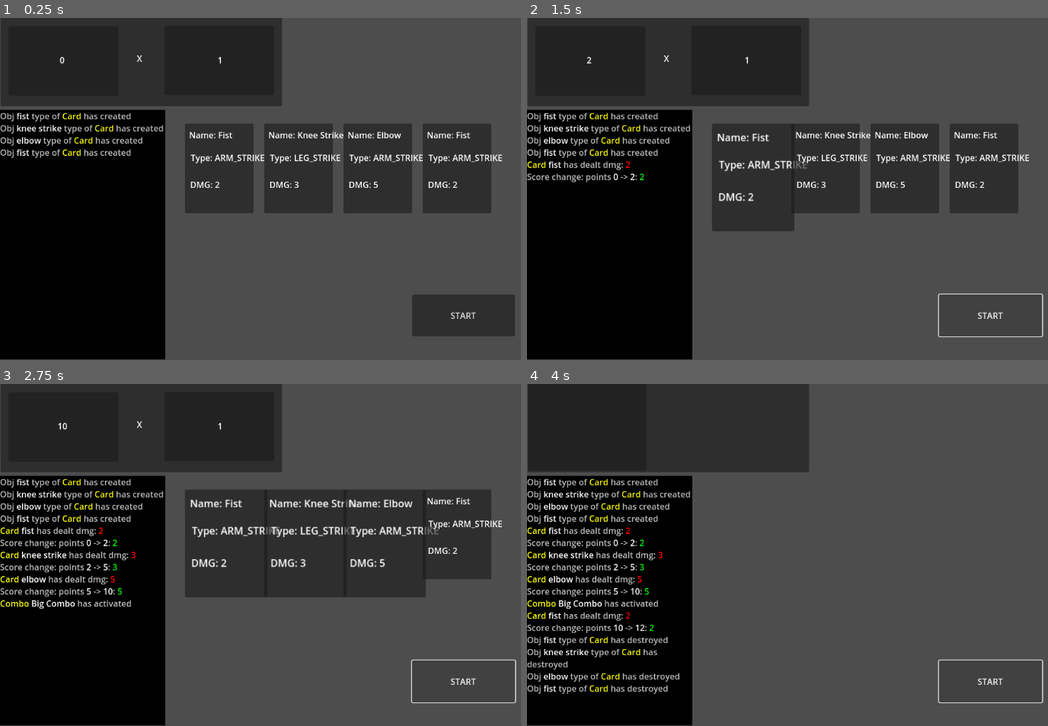
Above: before the commit, frames 1-4 (two rows, left to right).
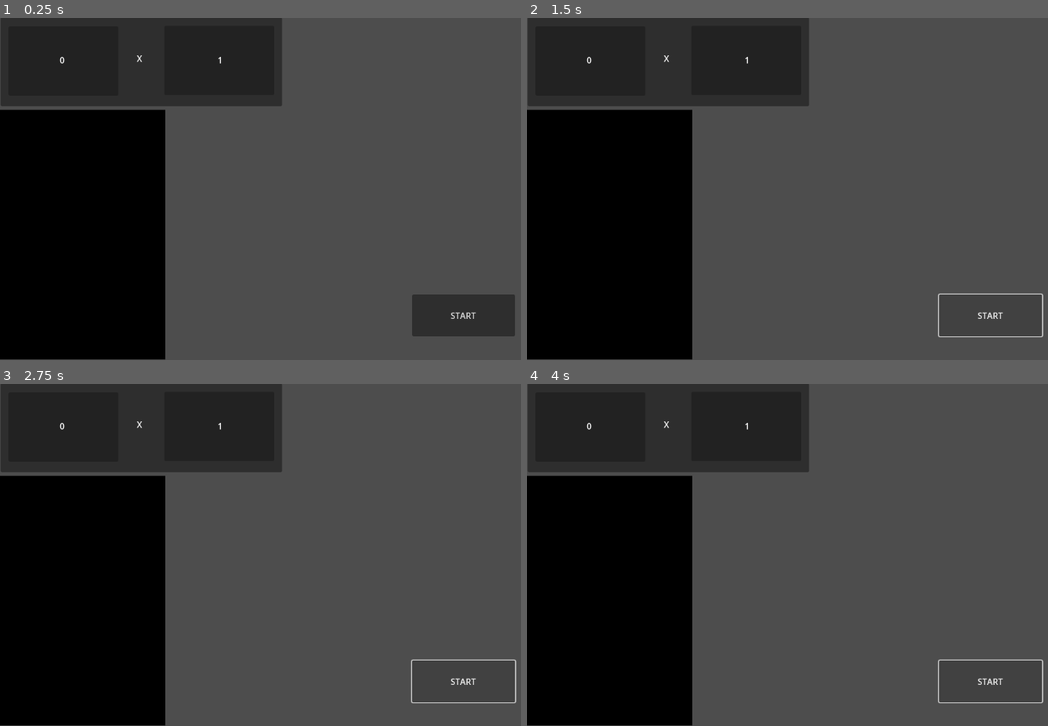
Above: after the commit, the same moments.

Repository: C0ldSt33l/Fighting-Card-Game
Game: Godot game, scene res://test_scene.tscn
Two runs of this game, one before a commit and one after it. Both use one fixed random seed, a clock stepped at 60 frames per second and the inputs below.
Inputs:
- Up to frame 1 (0.25 s): no input
- Up to frame 2 (1.5 s): click "START" at 0.5 s; click "START" at 1.25 s
- Up to frame 3 (2.75 s): click "START" at 2 s
- Up to frame 4 (4 s): tap Enter at 3.5 s

The runs differ from the first frame. In frame 1, 15% of the frame differs, in the area x 0-97%, y 27-58%; in frame 2, 16%; in frame 3, 20%, in the area x 0-97%, y 11-66%; in frame 4, 4.4%.
Error after the commit: Parse Error: Cannot find property "name" on base "Callable". (res://logger/logger.gd:94)

Commit message:
refactor `Logger`

Diff:
--- a/logger/logger.gd
+++ b/logger/logger.gd
@@ -3,7 +3,7 @@
 
 @export_category('Text Colors')
 @export var TEXT_DEFAULT_COLOR := Color.GRAY
-@export var TYPE_COLOR := Color.YELLOW
+@export var OBJ_TYPE_COLOR := Color.YELLOW
 @export var OBJ_NAME_COLOR := Color.WHITE
 @export var SCORE_OLD_VAL_COLOR := Color.WHITE
 @export var SCORE_NEW_VAL_COLOR := Color.WHITE
@@ -12,7 +12,18 @@
 @export var EFFECT_NAME_COLOR := Color.ORANGE
 @export var DMG_COLOR := Color.RED
 
-var OBJ_PLACEHOLDER := 'Obj %s type of %s' % [colorful('%s', OBJ_NAME_COLOR), colorful('%s', TYPE_COLOR)]
+const OBJ_PLACEHOLDER := "%s '%s'"
+const OBJ_HAS_CREATED_PLACEHOLDER := OBJ_PLACEHOLDER + ' has created'
+const OBJ_HAS_DESTROYED_PLACEHOLDER := OBJ_PLACEHOLDER + ' has destroyed'
+
+const CARD_HAS_PLAYED_PLACEHOLDER := "%s '%s' has played with effects:"
+const COMBO_HAS_ACTIVATED_PLACEHOLDER := "%s '%s' has activated with effects:"
+const APPLYED_EFFECT_PLACEHOLDER := '%s'
+
+const NUMBER_CHANGE_PLACEHOLDER := '%s -> %s: %s'
+const SCORE_POINTS_CHANGE_PLACEHOLDER := 'Score: points ' + NUMBER_CHANGE_PLACEHOLDER
+const SCORE_MULTIPLIER_CHANGE_PLACEHOLDER := 'Score: multiplier ' + NUMBER_CHANGE_PLACEHOLDER
+const SCORE_TOTAL_SCORE_CHANGE_PLACEHOLDER := 'Score: total score ' + NUMBER_CHANGE_PLACEHOLDER
 
 '''
 Possible colorful log elements:
@@ -38,53 +49,81 @@
 
 
 func obj_has_created_log(obj: Variant) -> void:
-	var name_and_type := self.get_obj_name_and_type(obj)
-	self.put_text((OBJ_PLACEHOLDER + ' has created') % name_and_type)
+	var type_and_name := self.get_obj_type_and_name(obj)
+	self.put_text(OBJ_HAS_CREATED_PLACEHOLDER % [
+		colorful(type_and_name[0], OBJ_TYPE_COLOR),
+		colorful(type_and_name[1], OBJ_NAME_COLOR),
+	])
 
 
 func change_points_log(old: int, new: int, diff: int) -> void:
 	var diff_color := SCORE_NEGATIVE_DIFF_COLOR if diff < 0 else SCORE_DIFF_COLOR
-	var placeholder := 'Score change: points %s -> %s: %s' % [colorful('%d', SCORE_OLD_VAL_COLOR), colorful('%d', SCORE_NEW_VAL_COLOR), colorful('%d', diff_color)]
-	self.put_text(placeholder % [old, new, diff])
+	self.put_text(SCORE_POINTS_CHANGE_PLACEHOLDER % [
+		colorful(str(old), SCORE_OLD_VAL_COLOR),
+		colorful(str(new), SCORE_NEW_VAL_COLOR),
+		colorful(str(diff), diff_color),
+	])
 
 
 func change_multiplier_log(old: int, new: int, diff: int) -> void:
-	var diff_color := Color.RED if diff < 0 else Color.GREEN
-	var placeholder := 'Score change: multiplier %s -> %s: %s' % [colorful('%d', SCORE_OLD_VAL_COLOR), colorful('%d', SCORE_NEW_VAL_COLOR), colorful('%d', diff_color)]
-	self.put_text(placeholder % [old, new, diff])
+	var diff_color := SCORE_NEGATIVE_DIFF_COLOR if diff < 0 else SCORE_DIFF_COLOR
+	self.put_text(SCORE_MULTIPLIER_CHANGE_PLACEHOLDER % [
+		colorful(str(old), SCORE_OLD_VAL_COLOR),
+		colorful(str(new), SCORE_NEW_VAL_COLOR),
+		colorful(str(diff), diff_color),
+	])
 
 
 func change_total_score_log(old: int, new: int, diff: int) -> void:
-	var diff_color := Color.RED if diff < 0 else Color.GREEN
-	var placeholder := 'Score change: total score %s -> %s: %s' % [colorful('%d', SCORE_OLD_VAL_COLOR), colorful('%d', SCORE_NEW_VAL_COLOR), colorful('%d', diff_color)]
-	self.put_text(placeholder % [old, new, diff])
+	var diff_color := SCORE_NEGATIVE_DIFF_COLOR if diff < 0 else SCORE_DIFF_COLOR
+	self.put_text(SCORE_TOTAL_SCORE_CHANGE_PLACEHOLDER % [
+		colorful(str(old), SCORE_OLD_VAL_COLOR),
+		colorful(str(new), SCORE_NEW_VAL_COLOR),
+		colorful(str(diff), diff_color),
+	])
 
 
-func card_has_played_log(card: Card) -> void:
-	var placeholder := colorful('Card ', TYPE_COLOR) + colorful('%s', OBJ_NAME_COLOR) + ' has dealt dmg: ' + colorful('%d', DMG_COLOR)
-	self.put_text(placeholder % [card.card_name, card.dmg])
+func card_has_played_log(c: Card) -> void:
+	var type_and_name := self.get_obj_type_and_name(c)
+	self.put_text(CARD_HAS_PLAYED_PLACEHOLDER % [
+		colorful(type_and_name[0], OBJ_TYPE_COLOR),
+		colorful(type_and_name[1], OBJ_NAME_COLOR),
+		colorful(str(c.dmg), DMG_COLOR),
+	])
+	for e in c.effects:
+		self.put_text(APPLYED_EFFECT_PLACEHOLDER % [colorful(e.name, EFFECT_NAME_COLOR)])
 
 
-func combo_has_activated(combo: Combo) -> void:
-	var placeholder := colorful('Combo', TYPE_COLOR) + colorful(' %s ', OBJ_NAME_COLOR) + 'has activated'
-	self.put_text(placeholder % [combo.name])
+func combo_has_activated(c: Combo) -> void:
+	var type_and_name := self.get_obj_type_and_name(c)
+	self.put_text(COMBO_HAS_ACTIVATED_PLACEHOLDER % [
+		colorful(type_and_name[0], OBJ_TYPE_COLOR),
+		colorful(type_and_name[1], OBJ_NAME_COLOR),
+	])
+	self.put_text(('Main ' + APPLYED_EFFECT_PLACEHOLDER) % [colorful(c.main_effect.name, EFFECT_NAME_COLOR)])
+	for e in c.effects:
+		self.put_text(APPLYED_EFFECT_PLACEHOLDER % [colorful(e.name, EFFECT_NAME_COLOR)])
+
 
 
 func obj_has_destroyed_log(obj: Variant) -> void:
-	var name_and_type := self.get_obj_name_and_type(obj)
-	self.put_text((OBJ_PLACEHOLDER + ' has destroyed') % name_and_type)
+	var type_and_name := self.get_obj_type_and_name(obj)
+	self.put_text(OBJ_HAS_DESTROYED_PLACEHOLDER % [
+		colorful(type_and_name[0], OBJ_TYPE_COLOR),
+		colorful(type_and_name[1], OBJ_NAME_COLOR),
+	])
 
 
-func get_obj_name_and_type(obj: Variant) -> Array[String]:
-	var obj_class: String = obj.get_script().get_global_name()
+func get_obj_type_and_name(obj: Variant) -> Array[String]:
+	var obj_type: String = obj.get_script().get_global_name()
 	var obj_name: String
-	match obj_class:
+	match obj_type:
 		'Card':
 			obj_name = (obj as Card).card_name
 		_:
 			obj_name = obj.name
 
-	return [obj_name, obj_class]
+	return [obj_type, obj_name]
 
 
 static func colorful(text: String, c: Color) -> String:
